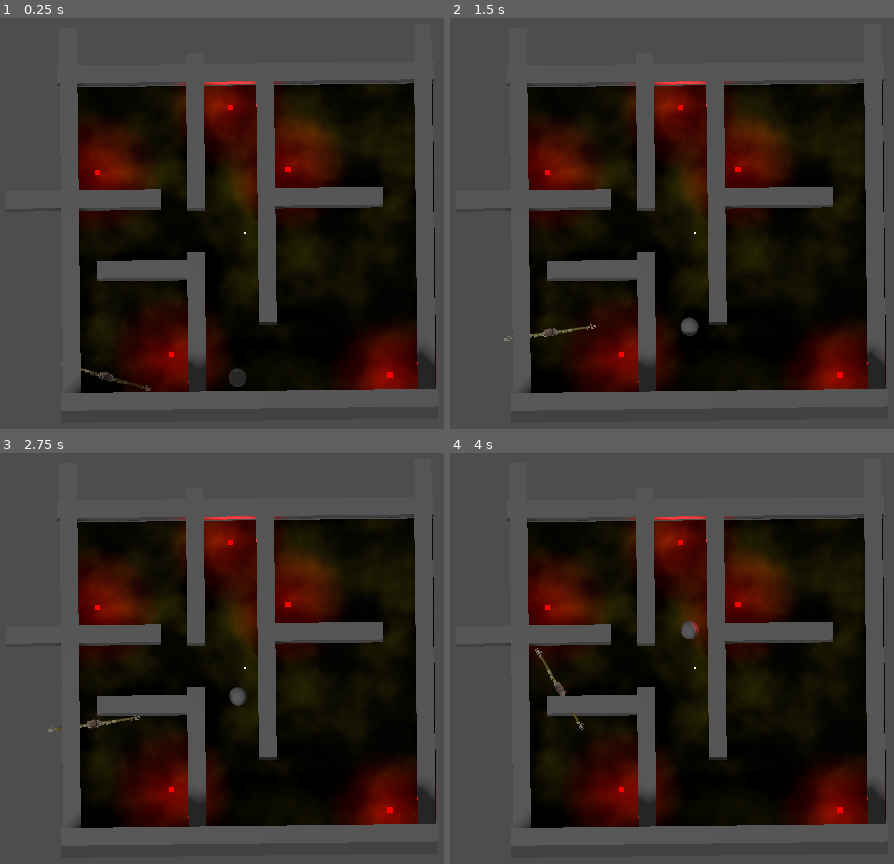
Above: before the commit, frames 1-4 (two rows, left to right).
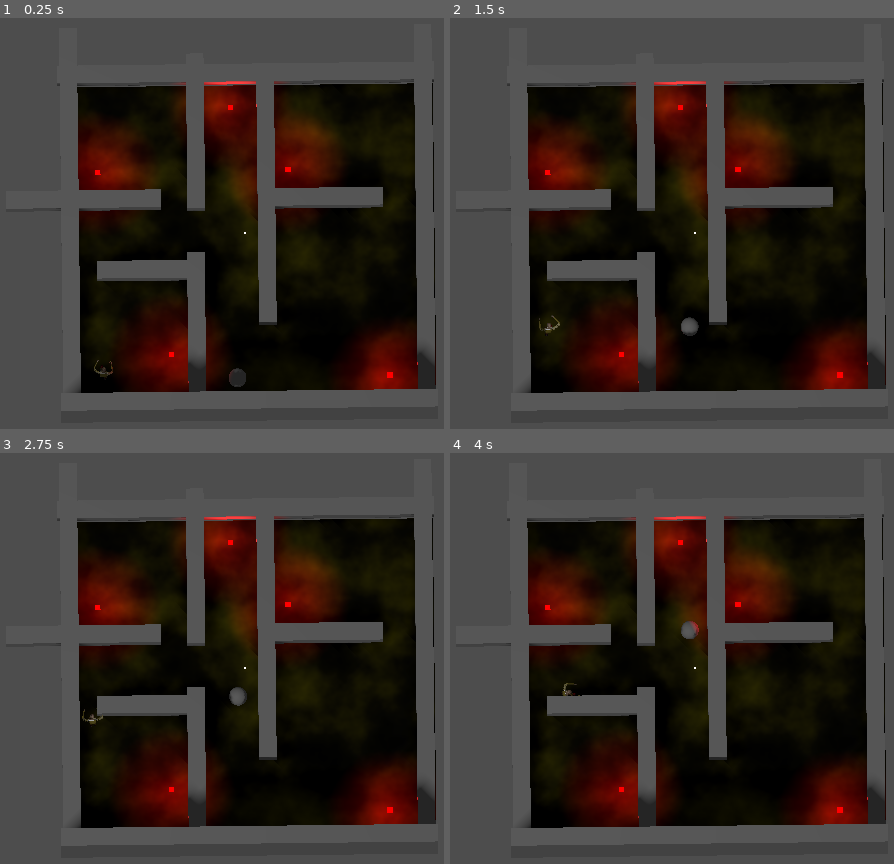
Above: after the commit, the same moments.

Repository: uniqueusername/burning-paper
Game: Godot game, scene res://levels/world2.tscn
The game is run twice, just before and just after one commit, with the same random seed, the same clock (stepped at 60 frames per second) and the same inputs.
Inputs (mouse positions are in pixels of both pictures, inside the frame that each line leads up to):
- Up to frame 1 (0.25 s): no input
- Up to frame 2 (1.5 s): move the mouse to (738, 231) at 0.52 s; hold E (interact) 0.53-1.28 s; hold W (forward) from 0.53 s (still down); tap Space (jump) at 0.77 s; move the mouse to (654, 235) at 1.27 s; tap E (interact) at 1.35 s
- Up to frame 3 (2.75 s): keep holding W (forward); tap Space (jump) at 1.52 s; move the mouse to (266, 662) at 2.02 s; hold E (interact) from 2.03 s (still down)
- Up to frame 4 (4 s): keep holding W (forward); move the mouse to (685, 674) at 2.77 s; release E (interact) at 2.78 s; tap E (interact) at 2.85 s; tap Space (jump) at 3.02, 3.77 s; move the mouse to (756, 674) at 3.52 s; hold E (interact) from 3.53 s (still down)

The runs differ from the first frame. In frame 1, 0.2% of the frame differs, in the area x 13-35%, y 83-91%; in frame 2, 0.2%, in the area x 12-33%, y 72-79%; in frame 3, 0.2%; in frame 4, 0.2%.

Commit message:
add auditor animations

Diff:
--- a/levels/world2.tscn
+++ b/levels/world2.tscn
@@ -1,6 +1,5 @@
 [gd_scene load_steps=33 format=3 uid="uid://banvq7n5t3gah"]
 
-[ext_resource type="PackedScene" uid="uid://cliu4q3phxx0f" path="res://assets/tposetaxman.glb" id="1_a7ntj"]
 [ext_resource type="PackedScene" uid="uid://cycfgh6uhnl1h" path="res://objects/player/player.tscn" id="1_j6y61"]
 [ext_resource type="PackedScene" uid="uid://b2b0kp0wya7bg" path="res://objects/terminal/terminal.tscn" id="2_bna8q"]
 [ext_resource type="Script" path="res://objects/auditor/auditor.gd" id="2_oil8r"]
@@ -8,6 +7,7 @@
 [ext_resource type="PackedScene" path="res://levels/world2_walls copy.tscn" id="3_h1xlg"]
 [ext_resource type="Script" path="res://objects/utility/win_particles.gd" id="4_wvjsw"]
 [ext_resource type="PackedScene" uid="uid://b2lhlviu62jay" path="res://levels/world2.gltf" id="7_aws66"]
+[ext_resource type="PackedScene" uid="uid://02gwt6tshf8f" path="res://assets/GAMERIGEXPORTANIMS-2.glb" id="7_t240y"]
 [ext_resource type="Script" path="res://objects/auditor/vision_cone.gd" id="9_yyfxx"]
 [ext_resource type="Script" path="res://objects/auditor/hack_timer.gd" id="10_fvo1w"]
 
@@ -224,48 +224,79 @@
 [node name="walls" parent="NavigationRegion3D" instance=ExtResource("7_aws66")]
 visible = false
 
-[node name="tposetaxman" parent="." instance=ExtResource("1_a7ntj")]
+[node name="GAMERIGEXPORTANIMS-2" parent="." instance=ExtResource("7_t240y")]
 transform = Transform3D(-0.7998, 0, 0.600267, 0, 1, 0, -0.600267, 0, -0.7998, -8.64694, 0.224868, 7.39047)
 script = ExtResource("2_oil8r")
 
-[node name="terminal_scanner" type="Area3D" parent="tposetaxman"]
+[node name="Skeleton3D" parent="GAMERIGEXPORTANIMS-2/wallsegment armature_deform" index="0"]
+bones/1/position = Vector3(0.422765, -0.793513, 1.05587)
+bones/3/rotation = Quaternion(-0.129045, -0.0099164, -0.245203, 0.960794)
+bones/7/rotation = Quaternion(-0.106243, -0.0095451, -0.194372, 0.975111)
+bones/9/rotation = Quaternion(-0.109259, -0.0149504, -0.244899, 0.963257)
+bones/17/position = Vector3(-0.10427, 0.0504348, 0.118682)
+bones/17/rotation = Quaternion(-0.706676, 0.706676, 0.0246696, 0.0246696)
+bones/19/rotation = Quaternion(1.09422e-07, 2.9789e-07, -0.110903, 0.993831)
+bones/20/position = Vector3(0.0166445, -0.00666295, 1.0421)
+bones/20/rotation = Quaternion(9.7655e-11, -3.30027e-09, -2.89502e-10, 1)
+bones/22/rotation = Quaternion(0.512468, -0.405979, 0.177014, 0.735679)
+bones/23/rotation = Quaternion(-6.29403e-07, -8.09439e-08, 0.62868, 0.777664)
+bones/24/rotation = Quaternion(0.774178, -0.0221146, 0.0761401, 0.627982)
+bones/25/rotation = Quaternion(0.355484, 0.0466474, 0.0641122, 0.931313)
+bones/26/rotation = Quaternion(0.0897702, 0.0535538, 0.0584668, 0.992802)
+bones/27/rotation = Quaternion(0.125067, 0.045764, 0.0647459, 0.988975)
+bones/28/position = Vector3(-0.128422, -0.0156206, -0.0317957)
+bones/28/rotation = Quaternion(0.476829, 0.522144, 0.476829, 0.522144)
+bones/29/rotation = Quaternion(-0.634484, -0.0285944, -0.24051, 0.734008)
+bones/30/rotation = Quaternion(0.581751, 0.000318834, -0.460479, 0.670467)
+bones/31/position = Vector3(0.128422, -0.0156204, -0.0317959)
+bones/32/rotation = Quaternion(-0.170781, -0.330163, -0.0240461, 0.928035)
+bones/33/rotation = Quaternion(0.532229, -0.000349152, 0.421281, 0.73434)
+bones/35/rotation = Quaternion(0.543355, 0.40534, -0.187298, 0.710904)
+bones/36/rotation = Quaternion(-6.44601e-07, 7.29485e-08, -0.629662, 0.776869)
+bones/37/position = Vector3(0.10427, 0.0504348, 0.118682)
+bones/37/rotation = Quaternion(0.706676, 0.706676, 0.0246696, -0.0246696)
+bones/39/rotation = Quaternion(1.1143e-07, -3.01227e-07, 0.110903, 0.993831)
+bones/40/position = Vector3(-0.422765, -0.793513, 1.05587)
+
+[node name="terminal_scanner" type="Area3D" parent="GAMERIGEXPORTANIMS-2"]
+transform = Transform3D(1, 0, -1.04293e-08, 0, 1, 0, 1.32574e-08, 0, 1, 0, 0, 0)
 collision_layer = 4
 collision_mask = 0
 
-[node name="CollisionShape3D" type="CollisionShape3D" parent="tposetaxman/terminal_scanner"]
+[node name="CollisionShape3D" type="CollisionShape3D" parent="GAMERIGEXPORTANIMS-2/terminal_scanner"]
 transform = Transform3D(1, 0, 0, 0, 1, 0, 0, 0, 1, 0.629272, 1.31732, 5.10071)
 shape = SubResource("BoxShape3D_676kj")
 
-[node name="Area3D" type="Area3D" parent="tposetaxman"]
-transform = Transform3D(2, 0, 0, 0, 2, 0, 0, 0, 2, 0, 1.80885, 0)
+[node name="Area3D" type="Area3D" parent="GAMERIGEXPORTANIMS-2"]
+transform = Transform3D(2, 0, -2.08587e-08, 0, 2, 0, 2.65149e-08, 0, 2, 0, 1.80885, 0)
 collision_layer = 0
 collision_mask = 4
 
-[node name="CollisionShape3D" type="CollisionShape3D" parent="tposetaxman/Area3D"]
+[node name="CollisionShape3D" type="CollisionShape3D" parent="GAMERIGEXPORTANIMS-2/Area3D"]
 shape = SubResource("BoxShape3D_ycf0h")
 
-[node name="vision_cone" type="RayCast3D" parent="tposetaxman"]
-transform = Transform3D(1, 0, 0, 0, 1, 0, 0, 0, 1, 2.08165e-12, 0.5, 2.08165e-12)
+[node name="vision_cone" type="RayCast3D" parent="GAMERIGEXPORTANIMS-2"]
+transform = Transform3D(1, 0, -1.04293e-08, 0, 1, 0, 1.32574e-08, 0, 1, 0, 0.5, 0)
 target_position = Vector3(2.08165e-12, 2.08165e-12, 100)
 collision_mask = 11
 collide_with_areas = true
 script = ExtResource("9_yyfxx")
 debug_rays_visible = true
 
-[node name="RayCast3D" type="RayCast3D" parent="tposetaxman/vision_cone"]
+[node name="RayCast3D" type="RayCast3D" parent="GAMERIGEXPORTANIMS-2/vision_cone"]
 visible = false
 collision_mask = 0
 
-[node name="RayCast3D2" type="RayCast3D" parent="tposetaxman/vision_cone"]
+[node name="RayCast3D2" type="RayCast3D" parent="GAMERIGEXPORTANIMS-2/vision_cone"]
 visible = false
 collision_mask = 0
 
-[node name="start_movement" type="Timer" parent="tposetaxman"]
+[node name="start_movement" type="Timer" parent="GAMERIGEXPORTANIMS-2"]
 wait_time = 0.1
 one_shot = true
 autostart = true
 
-[node name="hack_timer" type="Timer" parent="tposetaxman"]
+[node name="hack_timer" type="Timer" parent="GAMERIGEXPORTANIMS-2"]
 wait_time = 3.0
 one_shot = true
 script = ExtResource("10_fvo1w")
@@ -279,9 +310,10 @@
 size = 25.324
 
 [connection signal="win" from="terminal_manager" to="GPUParticles3D" method="_on_win"]
-[connection signal="end_tracking" from="tposetaxman" to="tposetaxman/vision_cone" method="_on_end_tracking"]
-[connection signal="retarget" from="tposetaxman/vision_cone" to="tposetaxman" method="_on_vision_cone_retarget"]
-[connection signal="timeout" from="tposetaxman/start_movement" to="tposetaxman" method="_on_timer_timeout"]
-[connection signal="timeout" from="tposetaxman/hack_timer" to="tposetaxman" method="_on_hack_timer_timeout"]
+[connection signal="end_tracking" from="GAMERIGEXPORTANIMS-2" to="GAMERIGEXPORTANIMS-2/vision_cone" method="_on_end_tracking"]
+[connection signal="retarget" from="GAMERIGEXPORTANIMS-2/vision_cone" to="GAMERIGEXPORTANIMS-2" method="_on_vision_cone_retarget"]
+[connection signal="timeout" from="GAMERIGEXPORTANIMS-2/start_movement" to="GAMERIGEXPORTANIMS-2" method="_on_timer_timeout"]
+[connection signal="timeout" from="GAMERIGEXPORTANIMS-2/hack_timer" to="GAMERIGEXPORTANIMS-2" method="_on_hack_timer_timeout"]
 
 [editable path="player"]
+[editable path="GAMERIGEXPORTANIMS-2"]
--- a/objects/auditor/auditor.gd
+++ b/objects/auditor/auditor.gd
@@ -32,6 +32,12 @@
 	if not current_path.is_empty():
 		current_path_index = 0
 		current_path_point = current_path[0]
+
+func _process(delta):
+	if $hack_timer.is_stopped():
+		$AnimationPlayer.current_animation = "DEF_Auditor_Walk"
+	else:
+		$AnimationPlayer.current_animation = "DEF_Auditor_Terminal"
 
 func _physics_process(delta):
 	if current_path.is_empty():
Not shown, added: assets/staticMeshesObjects/BlackServerWall.glb.import
Binary file added: assets/staticMeshesObjects/BlackServerWall_theoffice.png
Not shown, added: assets/staticMeshesObjects/BlackServerWall_theoffice.png.import
Not shown, added: assets/staticMeshesObjects/Desk.glb.import
Binary file added: assets/staticMeshesObjects/Desk_theoffice.png
Not shown, added: assets/staticMeshesObjects/Desk_theoffice.png.import
Not shown, added: assets/staticMeshesObjects/GreenFilingCabinet.glb.import
Binary file added: assets/staticMeshesObjects/GreenFilingCabinet_theoffice.png
Not shown, added: assets/staticMeshesObjects/GreenFilingCabinet_theoffice.png.import
